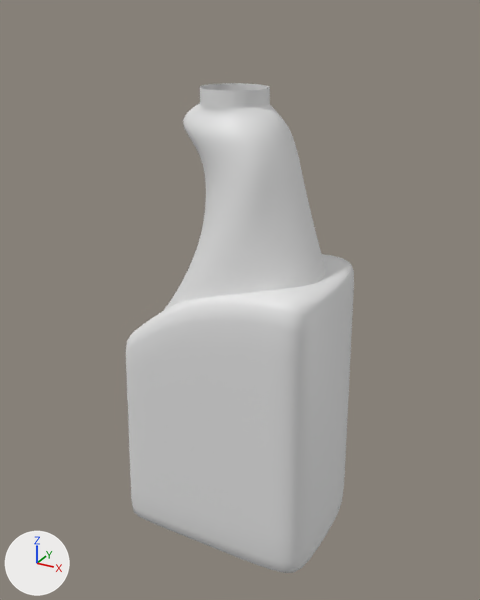
Two versions of the Blender file spray.blend, one commit apart.
The view is the same before and after, from a camera (50 mm lens) standing at (2.59, -4.32, 1.92) and looking at (0.2, 0.03, -0.26). Arrows for +X, +Y and +Z are at lower left; the lights stay in place.

In view in the first picture: 'body', 'neck'.
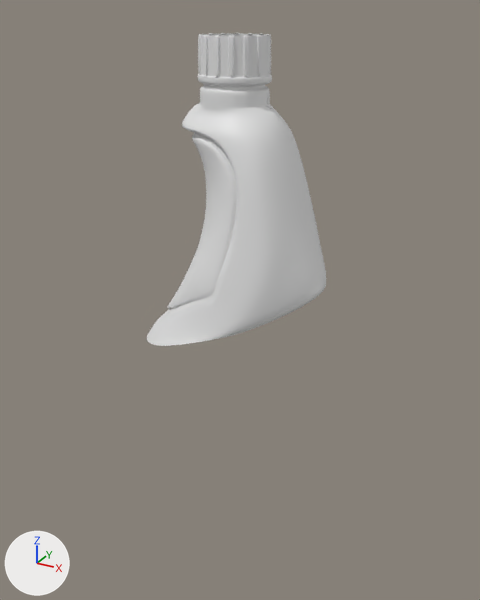
Where the newer file only moved an object's origin or applied its transform, the numbers keep the older frame.

Boxes (x1, y1, x2, y2) around the edits, measured in the pictures (480 x 600 px):
'body', hidden: before (126, 254, 354, 573)
'neck', reshaped, moved, rescaled: before (164, 83, 325, 310); after (147, 33, 326, 346)
part 1 of me_cube_001, built on: before (165, 258, 352, 560)

What the commit changed:
me_cube_001 is used by ob_body; location (0.126, 0.0, -1.157); scale (1.0, 0.6, 1.0).
me_cube_001 had 40 vertices, 38 faces and spanned x -0.85..0.98, y -1.0..1.0, z -1.26..1.28.
me_cube_001 now has 68 vertices, 66 faces and spans x -0.85..0.98, y -1.0..1.0, z -1.26..1.28.
Part 1, on me_cube_001:
14 faces are deleted.
14 new vertices lie (0.0, -0.5, 0.0) away from vertices in x -0.85..0.98, y 1.0, z -1.26..1.28.
14 new vertices lie (0.0, 0.5, 0.0) away from vertices in x -0.85..0.98, y -1.0, z -1.26..1.28.
42 new faces join them.
me_cylinder is used by ob_neck; location (0.176, 0.0, 1.397); scale (1.0, 0.8, 1.0).
me_cylinder had 176 vertices, 161 faces and spanned x -0.86..0.79, y -0.71..0.71, z -2.11..0.01.
me_cylinder now has 444 vertices, 347 faces, 43 loose edges and spans x -0.68..0.96, y -0.57..0.0, z -0.71..1.79.
me_cylinder part 2: 176 vertices removed from x -0.86..0.79, y -0.71..0.71, z -2.11..0.01; 444 vertices added at x -0.68..0.96, y -0.57..0.0, z -0.71..1.79.
Object 'body' (ob_body) is now hidden.
Object 'neck' (ob_neck) is rescaled from (1.0, 0.8, 1.0) to (1.0, 1.0, 1.0).
Object 'neck' (ob_neck) moves from (0.176, 0.0, 1.397) to (0.0, 0.0, 0.0).
